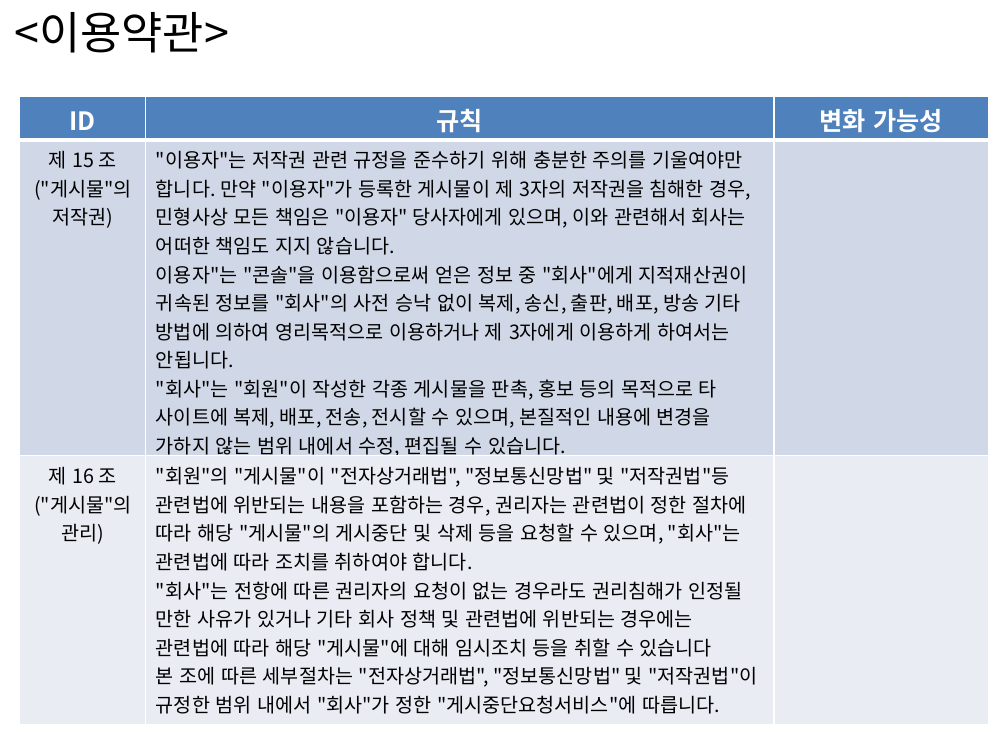
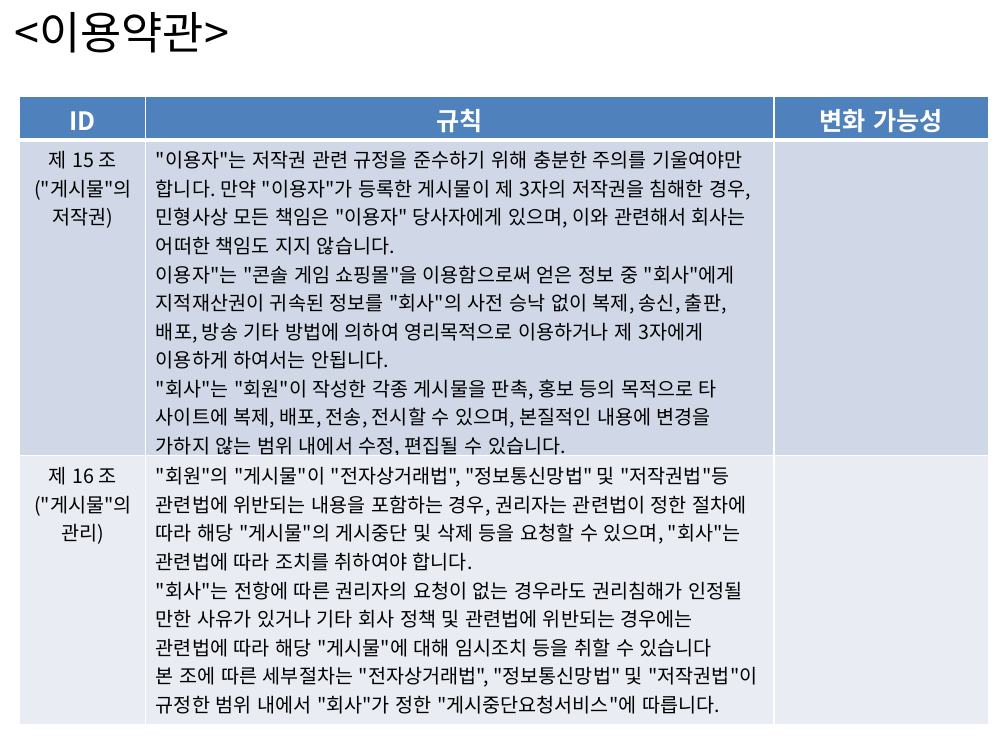
Before and after one commit to Jung-hyeon-Park/portfolio_actifact, a slide deck: slide 12 of 0. 기타/SW아키텍처+비전+수립+-+비즈니스룰+-+_박범진, 박정현.pptx. Drawn at 1008x756 pixels with LibreOffice and Linux fonts; fonts in the diff are those of the drawing. Boxes give left, top, right and bottom in pixels: in the first picture for what was removed or moved away, otherwise in the second. Text is boxed around its words. In the diff, an @@ line names an element or a change of style, - is before the commit and + after.

```diff
--- a/0. 기타/SW아키텍처+비전+수립+-+비즈니스룰+-+_박범진, 박정현.pptx
+++ b/0. 기타/SW아키텍처+비전+수립+-+비즈니스룰+-+_박범진, 박정현.pptx
@@ table at [20,97,989,748] @@
@@ row 2, column 2: ""이용자"는 저작권 관련 규정을 준수하기 위해 충분한 주의를 기울여야만 합니다. 만약 "이용자"가 등록한 게시물이 제 3자의 저작권을 침해한 경우, 민형사상 모든 책임은 "이용자" 당사자에게 있으며, 이와 관련해서 회사는 어떠한 책임도 지지 않습니다. / 이용자"는 "콘솔"을 이용함으로써 얻은 정보 중 "회사"에게 지적재산권이 귀속된 정보를 "회사"의 사전 승낙 없이 복제, 송신, 출판, 배포, 방송 기타 방법에 의하여 영리목적으로 이용하거나 제 3자에게 이용하게 하여서는 안됩니다. / "회사"는 "회원"이 작성한 각종 게시물을 판촉, 홍보 등의 목적으로 타 사이트에 복제, 배포, 전송, 전시할 수 있으며, 본질적인 내용에 변경을 가하지 않는 범위 내에서 수정, 편집될 수 있습니다. / "회사"가 작성한 저작물에 대한 저작권 및 기타 지적 재산권은 "회사"에 귀속합니다." to ""이용자"는 저작권 관련 규정을 준수하기 위해 충분한 주의를 기울여야만 합니다. 만약 "이용자"가 등록한 게시물이 제 3자의 저작권을 침해한 경우, 민형사상 모든 책임은 "이용자" 당사자에게 있으며, 이와 관련해서 회사는 어떠한 책임도 지지 않습니다. / 이용자"는 "콘솔 게임 쇼핑몰"을 이용함으로써 얻은 정보 중 "회사"에게 지적재산권이 귀속된 정보를 "회사"의 사전 승낙 없이 복제, 송신, 출판, 배포, 방송 기타 방법에 의하여 영리목적으로 이용하거나 제 3자에게 이용하게 하여서는 안됩니다. / "회사"는 "회원"이 작성한 각종 게시물을 판촉, 홍보 등의 목적으로 타 사이트에 복제, 배포, 전송, 전시할 수 있으며, 본질적인 내용에 변경을 가하지 않는 범위 내에서 수정, 편집될 수 있습니다. / "회사"가 작성한 저작물에 대한 저작권 및 기타 지적 재산권은 "회사"에 귀속합니다." @@
```
Also in this commit, not shown: 12 other slides changed, 5 other files.
